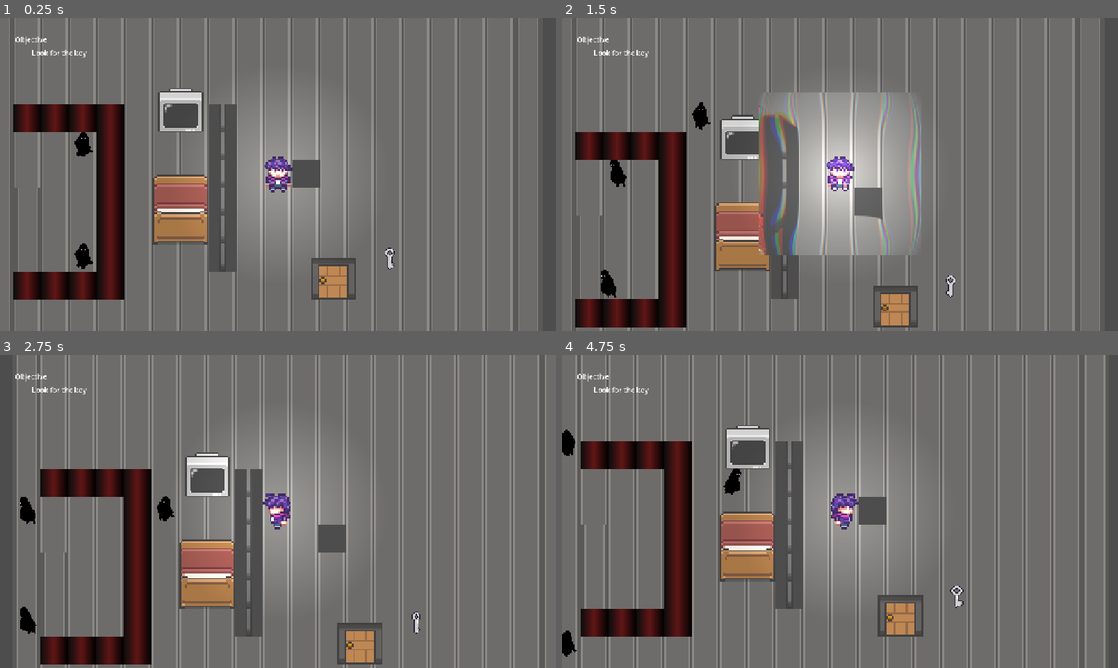
Above: before the commit, frames 1-4 (two rows, left to right).
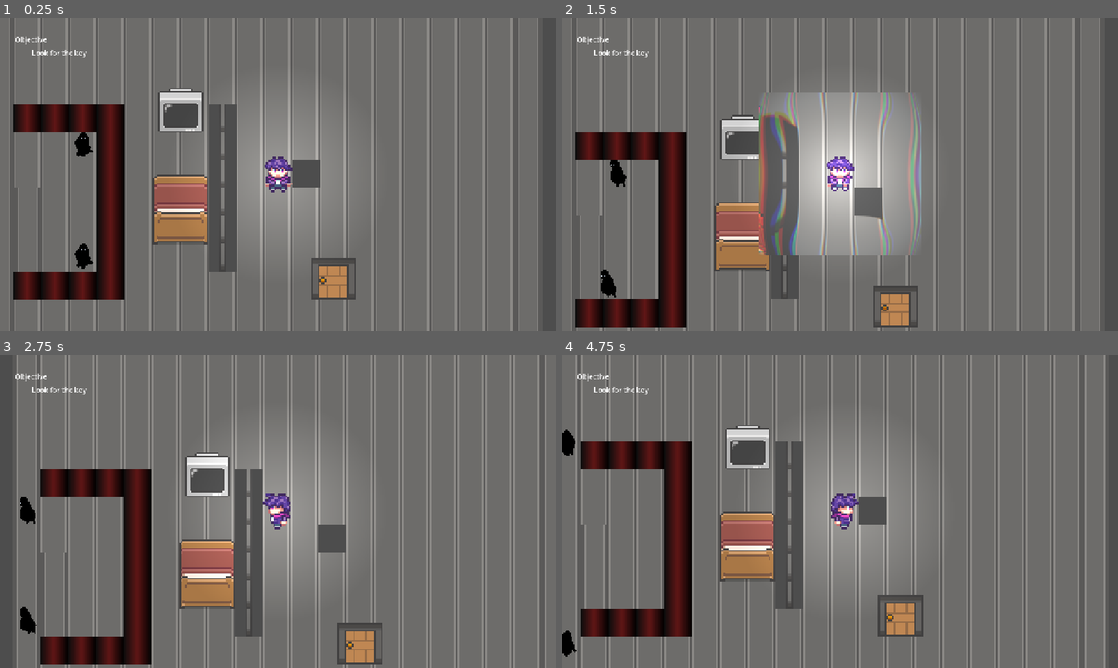
Above: after the commit, the same moments.

Repository: rstricke/Whistlefreeze52
Game: Godot game, scene res://scenes/main.tscn
The game is run twice, just before and just after one commit, with the same random seed, the same clock (stepped at 60 frames per second) and the same inputs.
Inputs:
- Up to frame 1 (0.25 s): no input
- Up to frame 2 (1.5 s): hold W (move_up) from 0.53 s (still down); tap F (whistle) at 0.6, 1.35 s
- Up to frame 3 (2.75 s): release W (move_up) at 2.03 s; hold A (move_left) from 2.03 s (still down); tap F (whistle) at 2.1 s
- Up to frame 4 (4.75 s): tap F (whistle) at 2.85, 3.6, 4.35 s; release A (move_left) at 3.53 s; hold S (move_down) 3.53-4.28 s; hold D (move_right) from 4.28 s (still down)

The runs differ from the first frame. In frame 1, less than 0.1% of the frame differs, in the area x 69-71%, y 73-81%; in frame 2, 0.2%; in frame 3, 0.2%; in frame 4, 0.3%, in the area x 29-73%, y 36-81%.

Commit message:
Add delay between monster attack and player move. Allow monsters to move then attack in the same turn

Diff:
--- a/game/scenes/main.tscn
+++ b/game/scenes/main.tscn
@@ -11137,7 +11137,7 @@
 [node name="Main" type="Node2D" unique_id=1439830060 node_paths=PackedStringArray("player", "obstacleTileMap", "lockedDoor", "unlockedDoor")]
 script = ExtResource("1_0wfyh")
 CELL_SIZE = 64
-GRID_SIZE = 20
+GRID_SIZE = 50
 player = NodePath("Player")
 obstacleTileMap = NodePath("ObstacleTileMapLayer")
 lockedDoor = NodePath("DoorContainer/Locked")
--- a/game/scenes/monster.gd
+++ b/game/scenes/monster.gd
@@ -8,6 +8,9 @@
 
 var new_pos: Vector2
 
+# Used so the player can't walk when being attacked. It looked weird
+var player_turn_delay := .0
+
 @onready var anim: AnimatedSprite2D = $AnimatedSprite2D
 
 func _ready() -> void:
@@ -16,6 +19,8 @@
 
 
 func move(astar_grid: AStarGrid2D, target: Vector2):
+	player_turn_delay = 0.0
+
 	# Stunned! Decrease the timer and exit
 	if stun_timer > 0:
 		stun_timer -= 1
@@ -26,17 +31,27 @@
 	var path = astar_grid.get_id_path(position / cell_size, target / cell_size)
 	if path.size() > 1: # index 0 is current position
 		new_pos = path[1] * cell_size
+
 		var dir = (new_pos-position).normalized()
-
+		var tween: Tween
 		if (new_pos == target):
+			# Couldn't move; still attack
 			new_pos = position
 			attack(dir)
+			player_turn_delay = 1.0
 			return
 		else:
 			# Setup Animation
-			var tween = create_tween()
+			tween = create_tween()
 			set_up_animation(dir)
 			tween.tween_property(self,"position",new_pos,0.2)
+
+		if path.size() > 2:
+			if (path[2] * cell_size) as Vector2 == target:
+				var attackDir = (target - new_pos).normalized()
+				tween.tween_callback(attack.bind(attackDir))
+				tween.tween_callback(set_up_animation.bind(attackDir)).set_delay(1)
+				player_turn_delay = 1.0
 
 
 func attack(dir: Vector2):
--- a/game/scenes/monster.tscn
+++ b/game/scenes/monster.tscn
@@ -237,7 +237,7 @@
 "duration": 1.0,
 "texture": SubResource("AtlasTexture_tk6rn")
 }],
-"loop": true,
+"loop": false,
 "name": &"attackDown",
 "speed": 5.0
 }, {
@@ -260,7 +260,7 @@
 "duration": 1.0,
 "texture": SubResource("AtlasTexture_5yx45")
 }],
-"loop": true,
+"loop": false,
 "name": &"attackLeft",
 "speed": 5.0
 }, {
@@ -283,7 +283,7 @@
 "duration": 1.0,
 "texture": SubResource("AtlasTexture_rbrqr")
 }],
-"loop": true,
+"loop": false,
 "name": &"attackRight",
 "speed": 5.0
 }, {
@@ -306,7 +306,7 @@
 "duration": 1.0,
 "texture": SubResource("AtlasTexture_6ypcw")
 }],
-"loop": true,
+"loop": false,
 "name": &"attackUp",
 "speed": 5.0
 }, {
@@ -429,4 +429,4 @@
 [node name="AnimatedSprite2D" type="AnimatedSprite2D" parent="." unique_id=357758157]
 scale = Vector2(2, 2)
 sprite_frames = SubResource("SpriteFrames_dqnb0")
-animation = &"attackUp"
+animation = &"walkLeft"
--- a/game/scripts/grid.gd
+++ b/game/scripts/grid.gd
@@ -86,6 +86,8 @@
 func _on_player_turn_end() -> void:
 	print("Turn ended. Monsters turn")
 
+	var player_turn_delay := 0.0
+
 	# Let the monsters go when the player turn is over
 	for monster in monsters:
 		# Mark the monsters old square as walkable
@@ -97,6 +99,12 @@
 
 		# Mark the monsters new square as un-walkable
 		astar_grid.set_point_solid(monster.new_pos / CELL_SIZE, true)
+
+		if monster.player_turn_delay > player_turn_delay:
+			player_turn_delay = monster.player_turn_delay
+
+	# Let monster attack animations finish playing before we can move again
+	await get_tree().create_timer(player_turn_delay).timeout
 
 	print("Player turn")
 	player.player_turn = true
Not shown: 1 places in game/scenes/monster.tscn that only renumber resources
